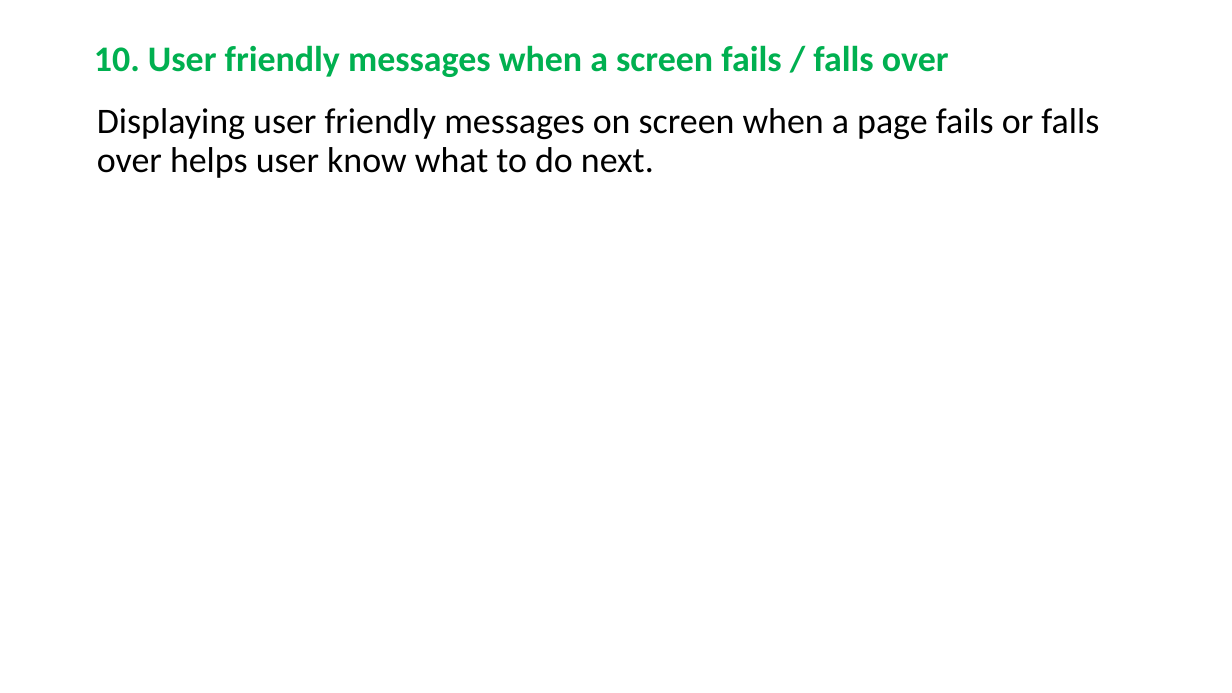
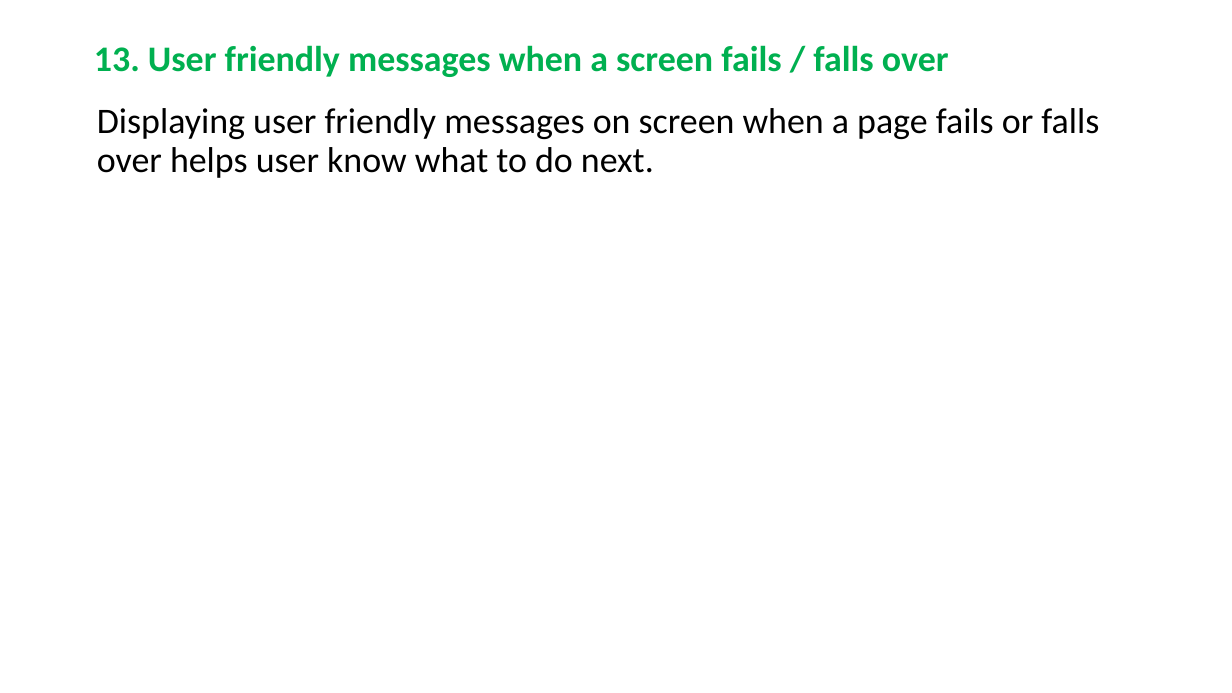
Before and after one commit to RaghavanKasthuri/Industry-Best-Practices, a slide deck: slide 14 of UX Best Practices.pptx (slide 11 before the commit). Drawn at 1232x693 pixels with LibreOffice and Linux fonts; fonts in the diff are those of the drawing. Boxes give left, top, right and bottom in pixels: in the first picture for what was removed or moved away, otherwise in the second. Text is boxed around its words. In the diff, an @@ line names an element or a change of style, - is before the commit and + after.

```diff
--- a/UX Best Practices.pptx
+++ b/UX Best Practices.pptx
@@ title at bbox=[94, 45, 949, 77]: text changed @@
-10. User friendly messages when a screen fails / falls over
+13. User friendly messages when a screen fails / falls over
```
Also in this commit, not shown: 12 other slides changed, 4 slides added, 1 other file.
